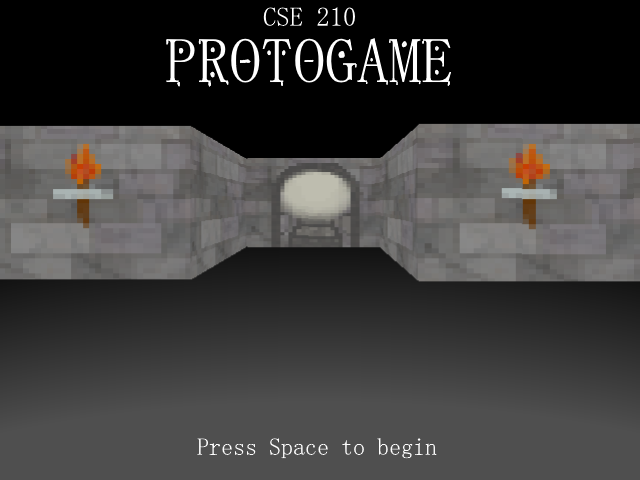
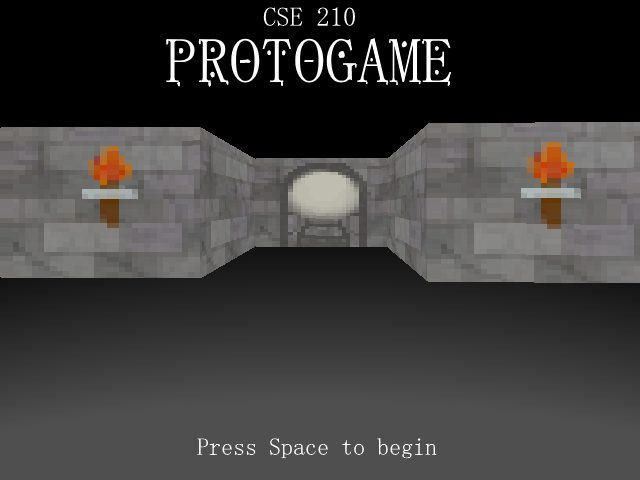
Layered file, before and after one edit (640x480). Changes by layer:
removed layer "Layer 7" over (128, 123, 512, 128)
removed layer "Layer 6(pasted)" over (0, 122, 640, 283)
added layer "Layer 3(pasted)" above "Layer 1" over (128, 122, 576, 128)
added layer "Layer 1" over (0, 122, 640, 283)
